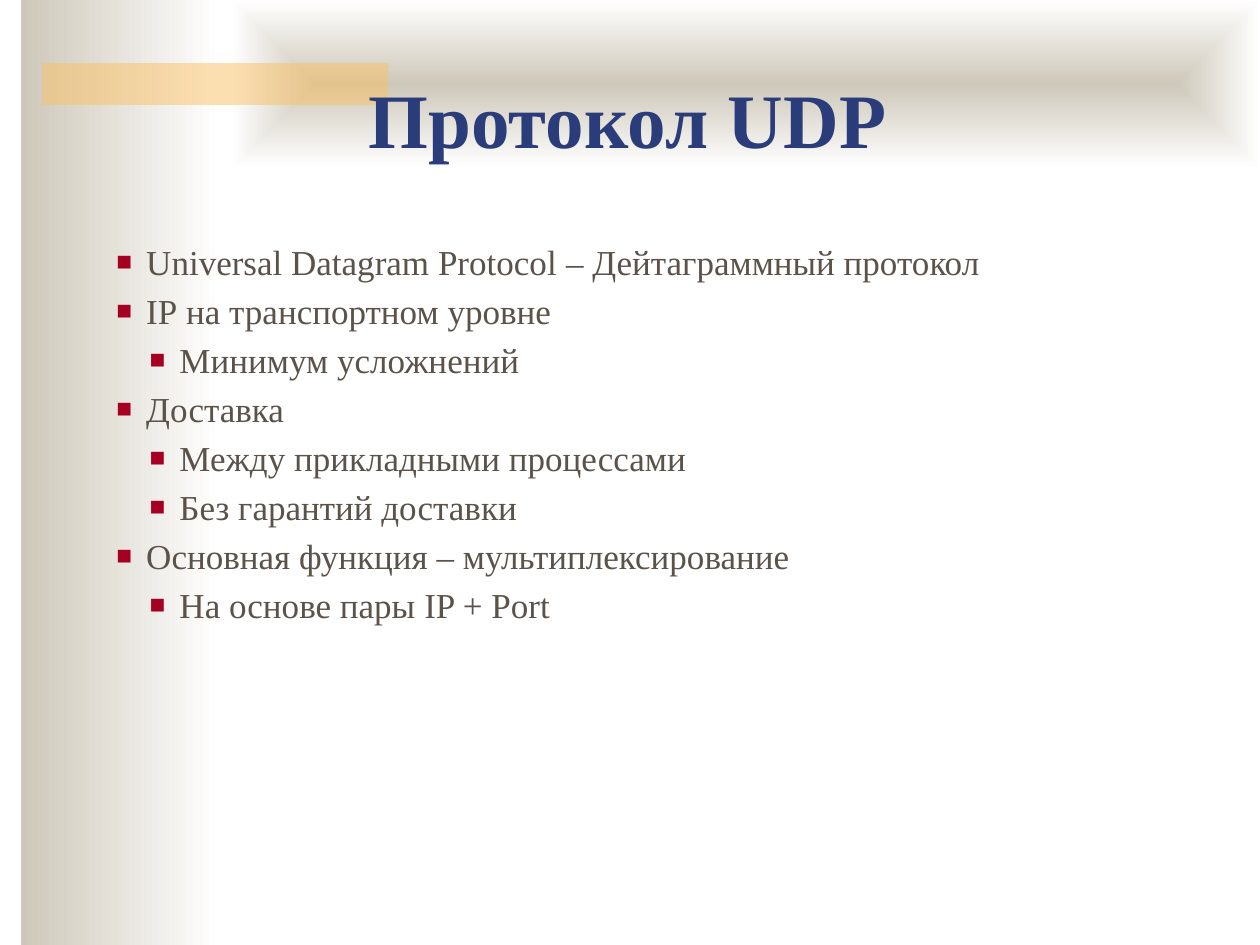
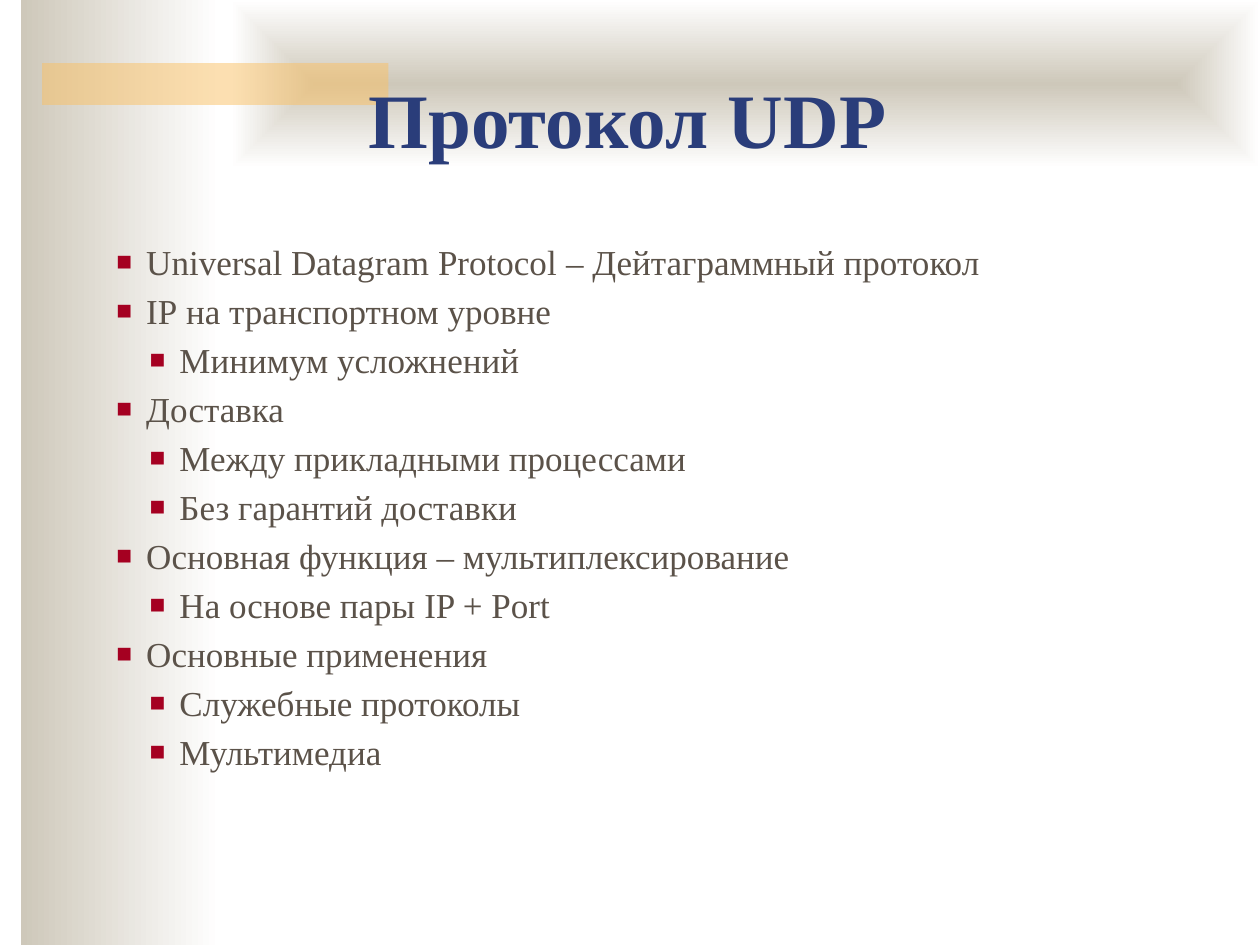
Before and after one commit to ukoloff/nets, a slide deck: slide 6 of lecture/11.pptx. Drawn at 1260x945 pixels with LibreOffice and Linux fonts; fonts in the diff are those of the drawing; background and template pictures are left out. Boxes give left, top, right and bottom in pixels: in the first picture for what was removed or moved away, otherwise in the second. Text is boxed around its words. In the diff, an @@ line names an element or a change of style, - is before the commit and + after.

```diff
--- a/lecture/11.pptx
+++ b/lecture/11.pptx
@@ text at bbox=[146, 644, 520, 772]: paragraphs added @@
+■ Основные применения
+  ■ Служебные протоколы
+  ■ Мультимедиа
```
Also in this commit, not shown: 2 other slides changed, 12 slides added.
